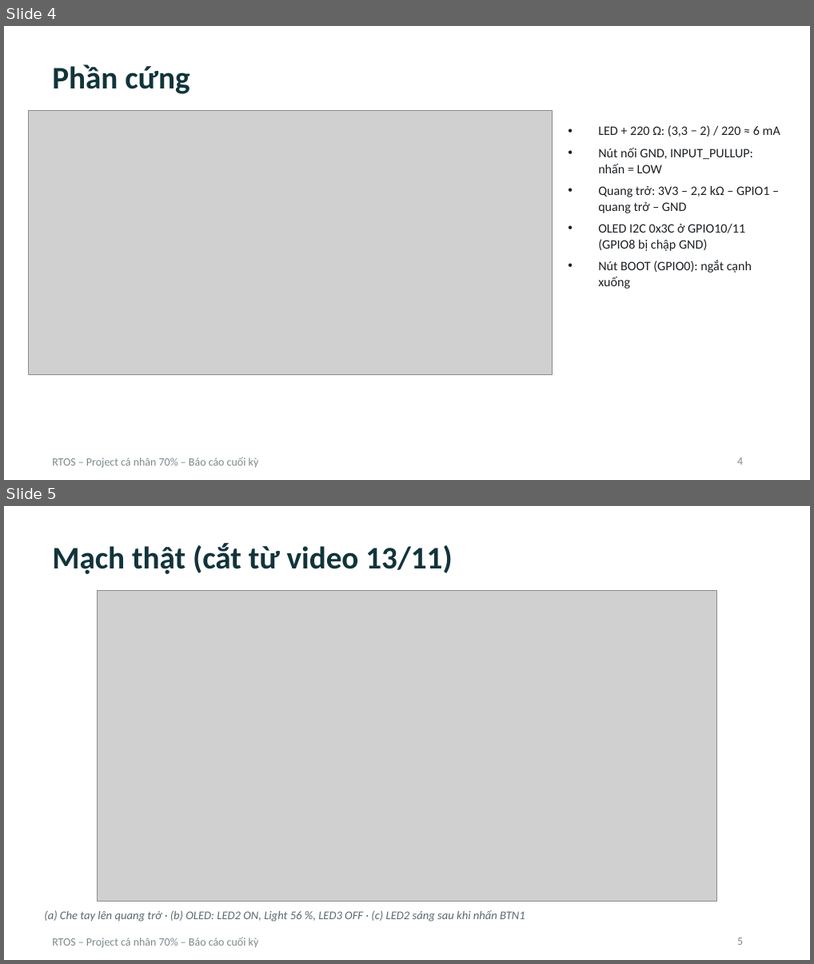
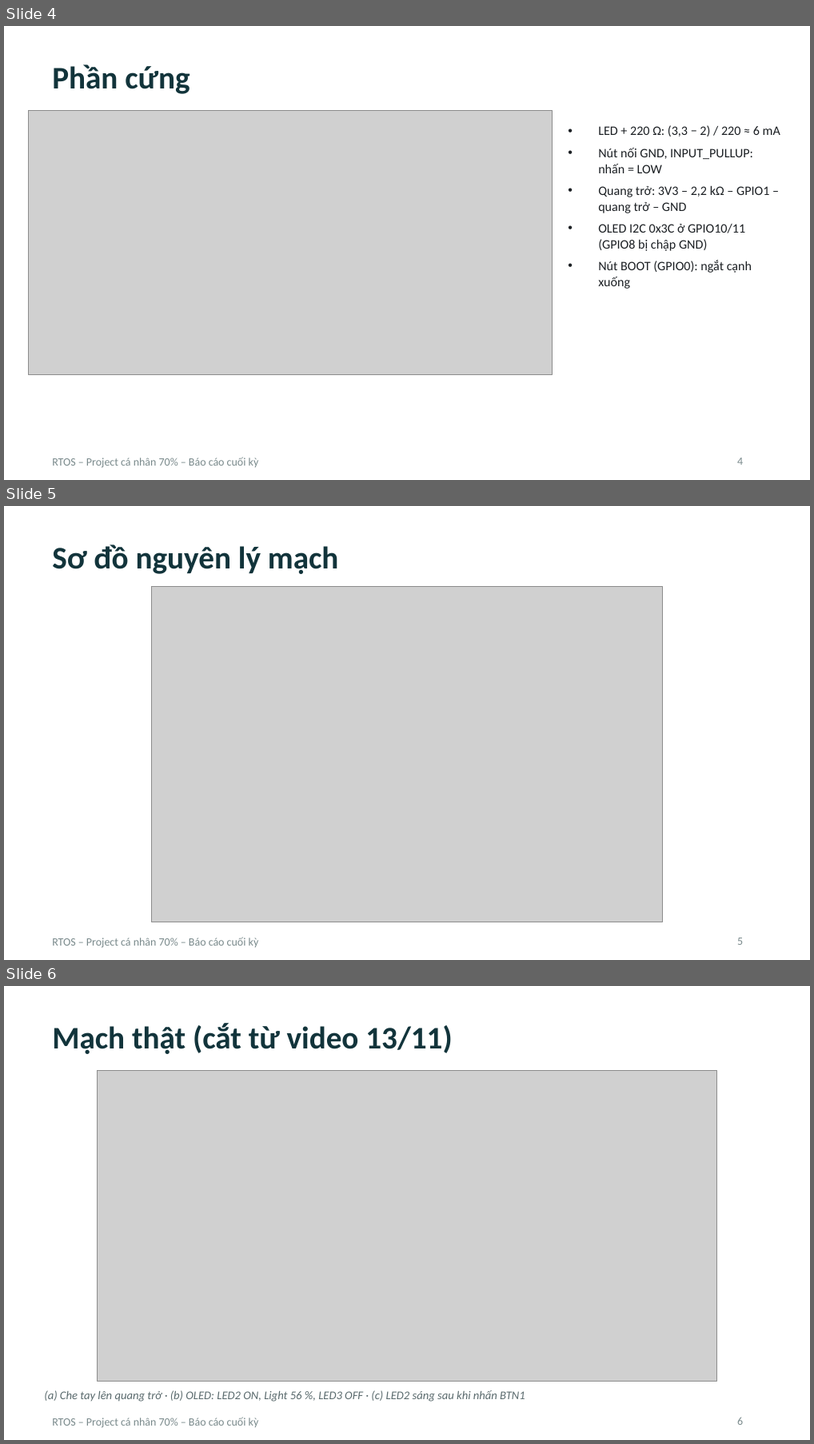
Before and after one commit to JackGamerCYT/rtos-freertos-esp32s3, a slide deck: 03_Reports/Slide_BaoCao_CuoiKy_ProjectCaNhan.pptx. Shown one above the other, each under a label of ours: slides 4 and 5 before the commit, slides 4, 5 and 6 after it. The pictures are 814x964 and 814x1444 pixels, drawn with LibreOffice and Linux fonts; fonts in the diff are those of the drawing; grey boxes stand for pictures. Boxes give left, top, right and bottom in pixels: in the first picture for what was removed or moved away, otherwise in the second. Text is boxed around its words. In the diff, an @@ line names an element or a change of style, - is before the commit and + after.

```diff
--- a/03_Reports/Slide_BaoCao_CuoiKy_ProjectCaNhan.pptx
+++ b/03_Reports/Slide_BaoCao_CuoiKy_ProjectCaNhan.pptx
@@ slide 5 added at box(4, 506, 810, 960), background #FFFFFF; not listed: 1 template element that a slide beside it also shows @@
@@ title added at box(52, 544, 339, 574), 28 pt, text #12343B, bold @@
+Sơ đồ nguyên lý mạch
@@ picture added at box(151, 587, 663, 921) @@
@@ page number added at box(738, 937, 743, 944), 10 pt, text #7A8A8C @@
+5
@@ what was slide 5 is now slide 6 @@
@@ page number at box(738, 1416, 743, 1424): text changed @@
-5
+6
```
Also in this commit, not shown: 5 other files.
